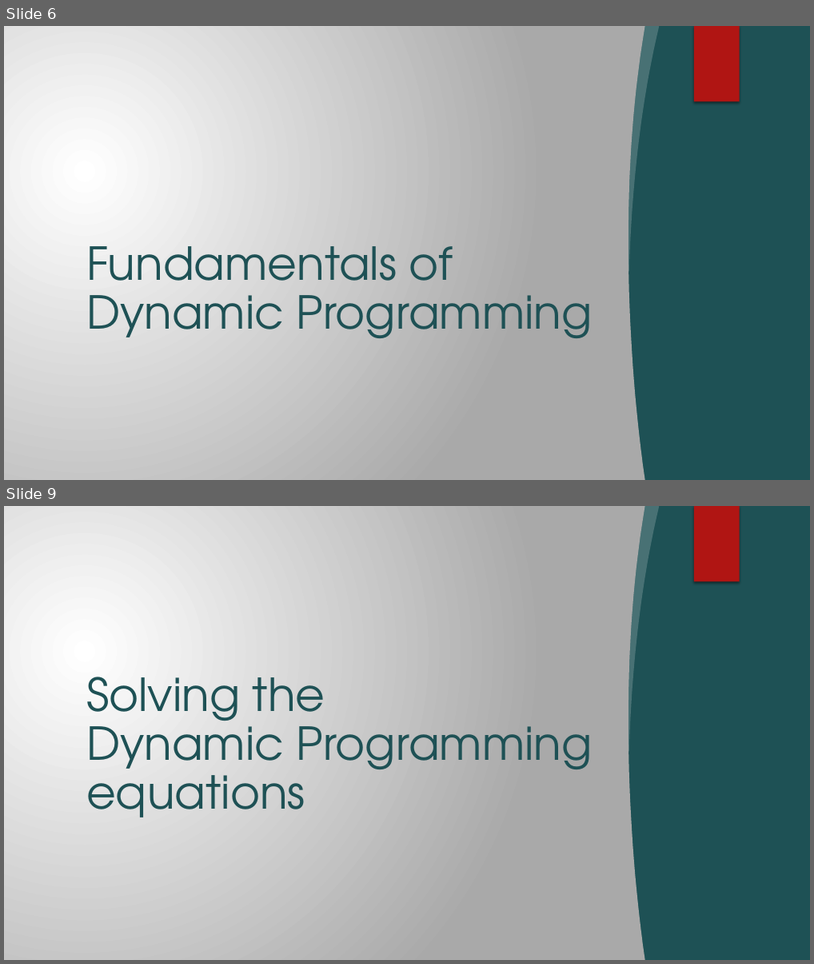
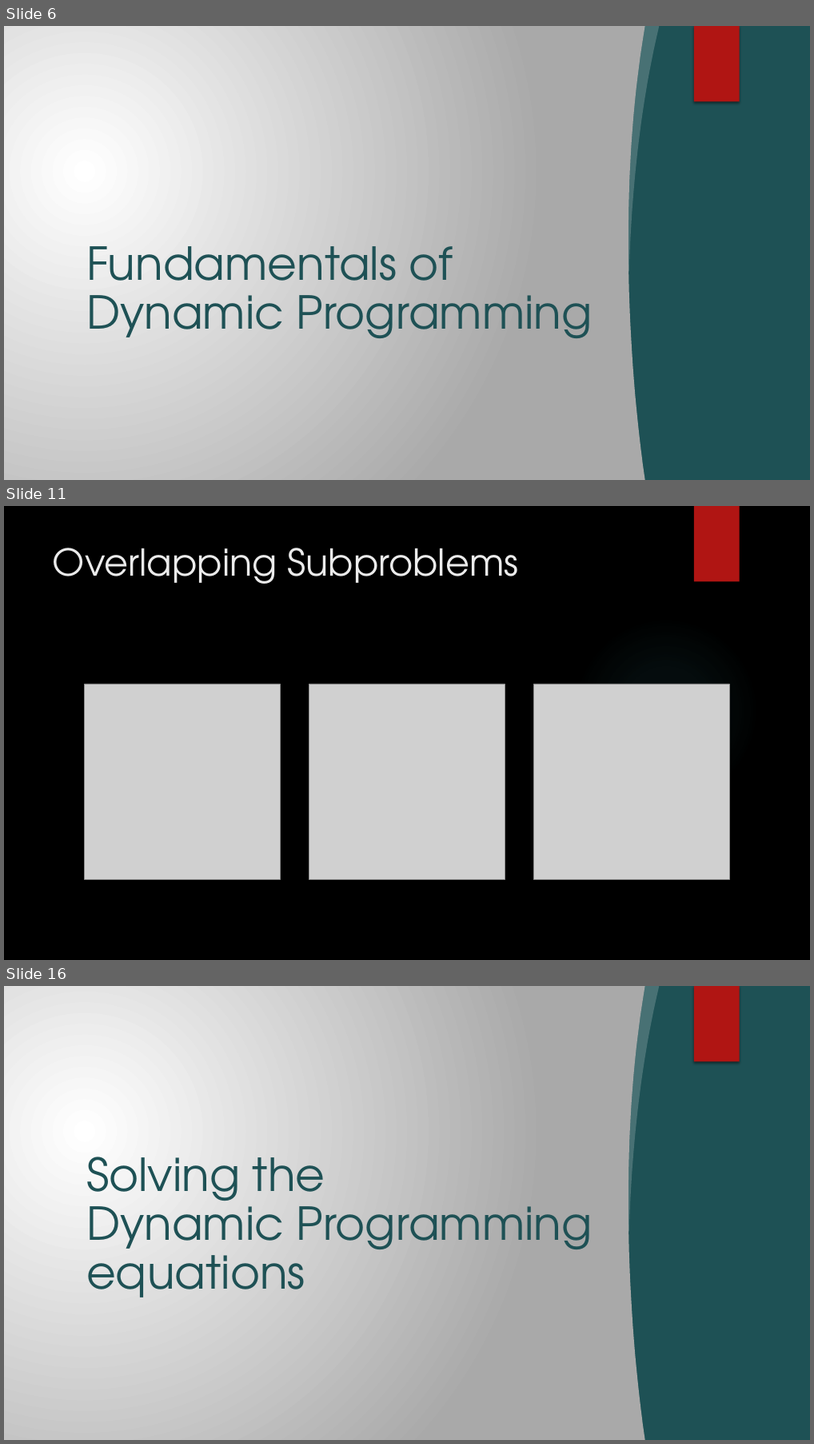
Before and after one commit to Brucknem-TUMProjects/Get-me-out-of-here, a slide deck: Seminararbeit/Get me out of here.pptx. Shown one above the other, each under a label of ours: slides 6 and 9 before the commit, slides 6, 11 and 16 after it; the slides between them are not shown. The pictures are 814x964 and 814x1444 pixels, drawn with LibreOffice and Linux fonts; fonts in the diff are those of the drawing; grey boxes stand for pictures; background and template pictures are left out. Boxes give left, top, right and bottom in pixels: in the first picture for what was removed or moved away, otherwise in the second. Text is boxed around its words. In the diff, an @@ line names an element or a change of style, - is before the commit and + after.

```diff
--- a/Seminararbeit/Get me out of here.pptx
+++ b/Seminararbeit/Get me out of here.pptx
@@ slide 11 added at [4,506,810,960], background picture (left out) @@
@@ rectangle added at [694,506,740,582], fill #B01513 @@
@@ title added at [53,548,519,584], 44 pt, text #EBEBEB @@
+Overlapping Subproblems
@@ ellipse added at [574,616,759,803], fill gradient #50B9C1 @@
@@ picture added at [85,684,281,880] @@
@@ picture added at [310,684,506,880] @@
@@ picture added at [534,684,730,880] @@
@@ what was slide 9 is now slide 16 @@
```
Also in this commit, not shown: 4 slides changed, 8 other slides added, 19 other files.
